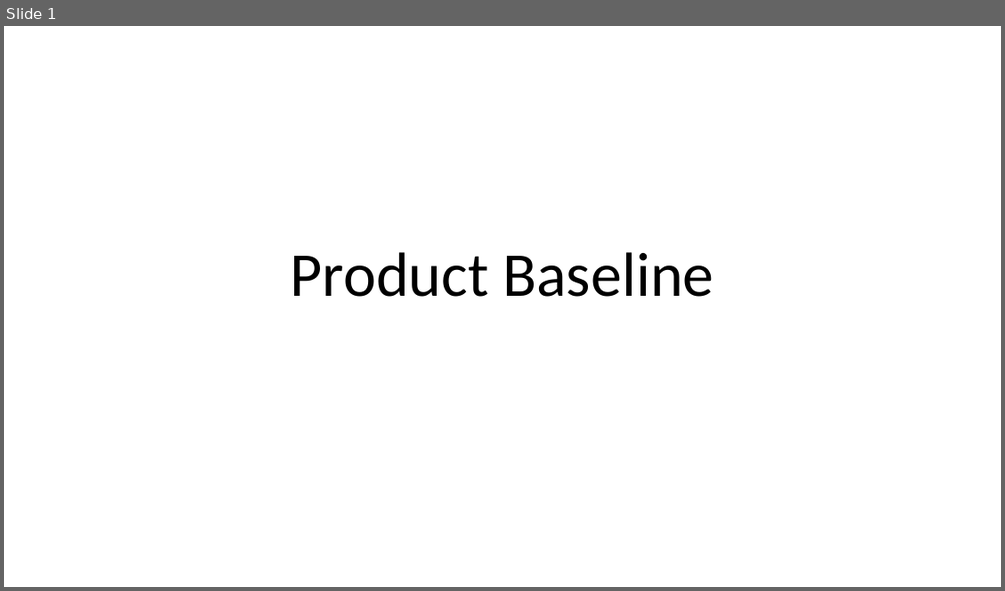
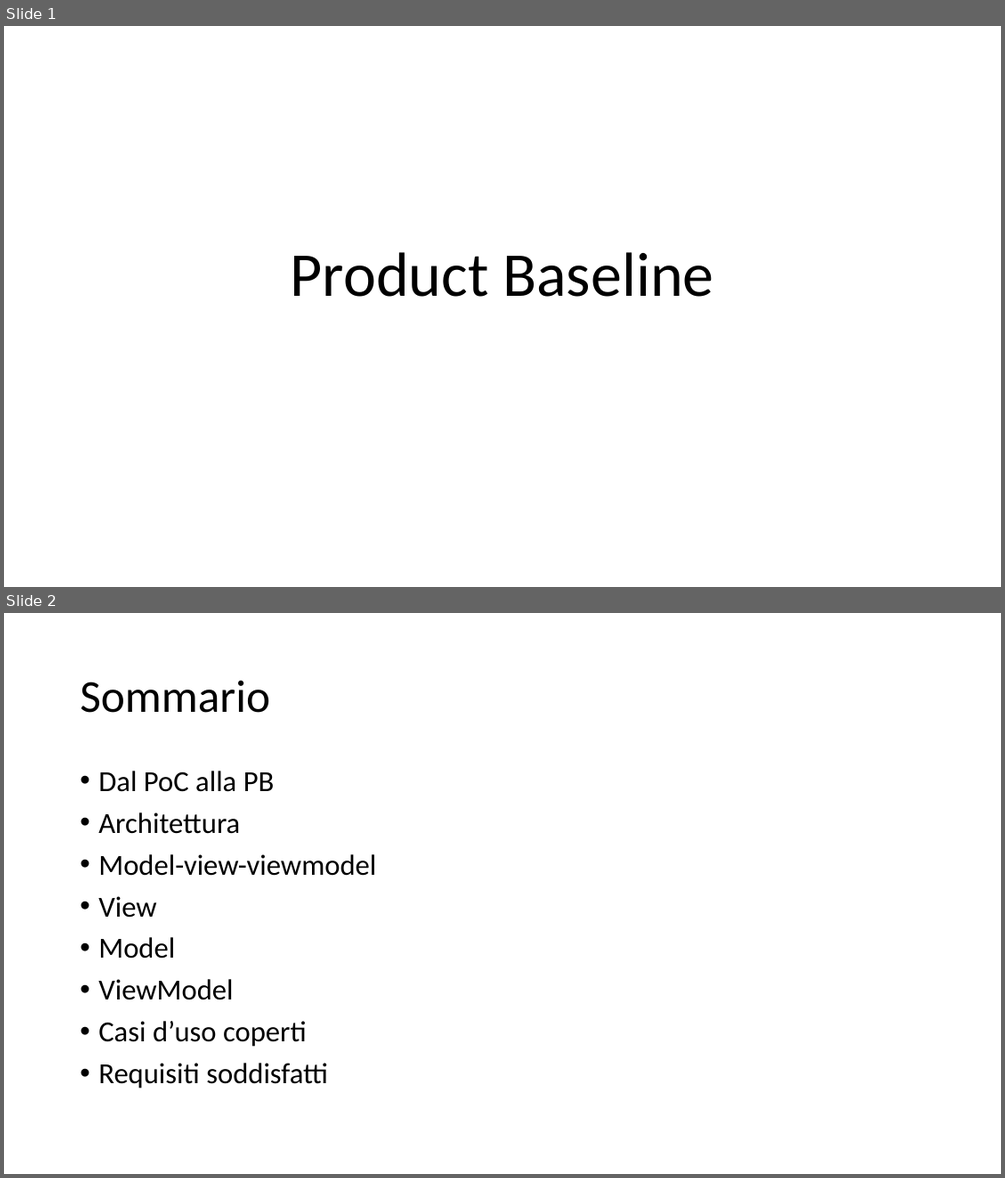
Before and after one commit to Italiaracerx/progettoSWE, a slide deck: Presentazioni/Presentazioni PB/Presentazione PB.pptx. Shown one above the other, each under a label of ours: slide 1 before the commit, slides 1 and 2 after it. The pictures are 1005x591 and 1005x1178 pixels, drawn with LibreOffice and Linux fonts; fonts in the diff are those of the drawing. Boxes give left, top, right and bottom in pixels: in the first picture for what was removed or moved away, otherwise in the second. Text is boxed around its words. In the diff, an @@ line names an element or a change of style, - is before the commit and + after.

```diff
--- a/Presentazioni/Presentazioni PB/Presentazione PB.pptx
+++ b/Presentazioni/Presentazioni PB/Presentazione PB.pptx
@@ slide 2 added at box(4, 613, 1001, 1174), background #FFFFFF @@
@@ title added at box(80, 680, 270, 713), 44 pt, text #000000 @@
+Sommario
@@ text added at box(98, 771, 376, 1088), 28 pt, text #000000 @@
+• Dal PoC alla PB
+• Architettura
+• Model-view-viewmodel
+• View
+• Model
+• ViewModel
+• Casi d’uso coperti
+• Requisiti soddisfatti
```
Also in this commit, not shown: 1 slide changed, 11 other slides added, 2 slides removed, 17 other files.
